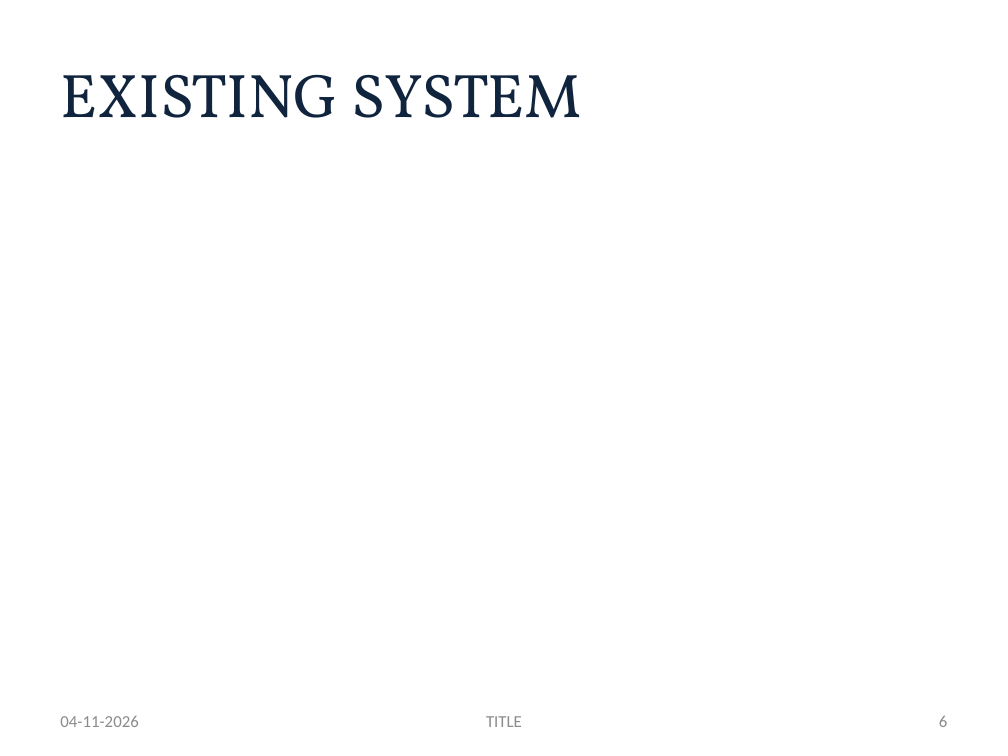
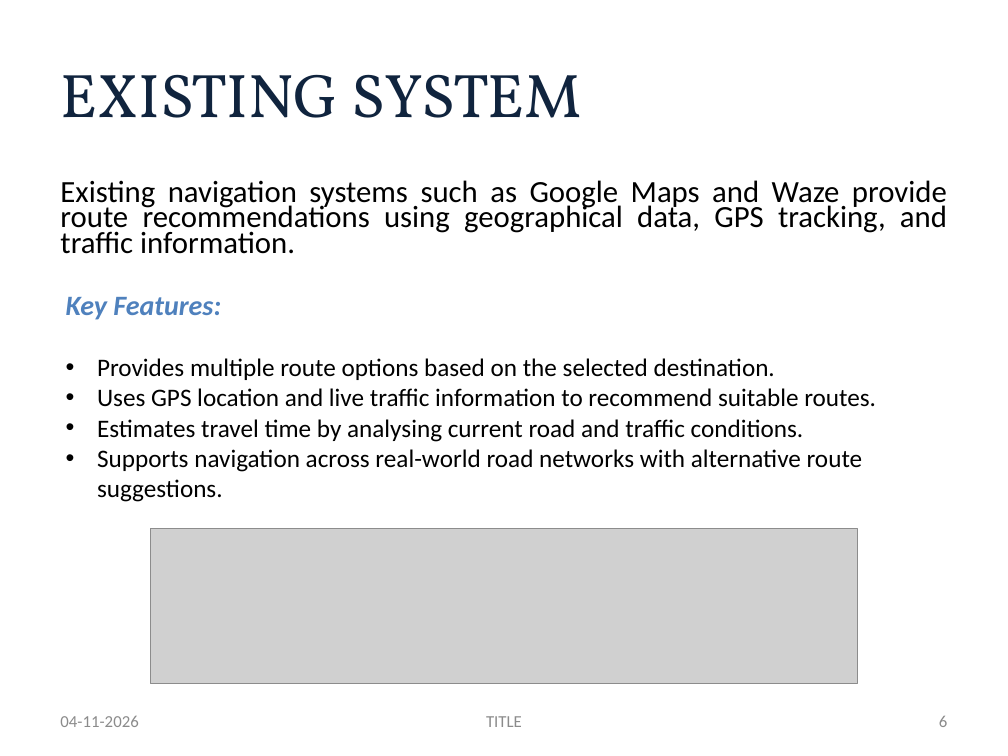
Before and after one commit to Abenanthan/FOAI-Navigation-System, a slide deck: slide 6 of FOAI Project PPT.pptx. Drawn at 1008x756 pixels with LibreOffice and Linux fonts; fonts in the diff are those of the drawing; grey boxes stand for pictures. Boxes give left, top, right and bottom in pixels: in the first picture for what was removed or moved away, otherwise in the second. Text is boxed around its words. In the diff, an @@ line names an element or a change of style, - is before the commit and + after.

```diff
--- a/FOAI Project PPT.pptx
+++ b/FOAI Project PPT.pptx
@@ text added at (x1=60, y1=180, x2=947, y2=254), 22 pt, text #000000 @@
+Existing navigation systems such as Google Maps and Waze provide route recommendations using geographical data, GPS tracking, and traffic information.
@@ text added at (x1=66, y1=297, x2=876, y2=502), 18 pt, text #000000 @@
+Key Features:
+• Provides multiple route options based on the selected destination.
+• Uses GPS location and live traffic information to recommend suitable routes.
+• Estimates travel time by analysing current road and traffic conditions.
+• Supports navigation across real-world road networks with alternative route suggestions.
@@ picture added at (x1=151, y1=529, x2=858, y2=684) @@
```
Also in this commit, not shown: 15 other slides changed, 3 slides added, 3 slides removed.
